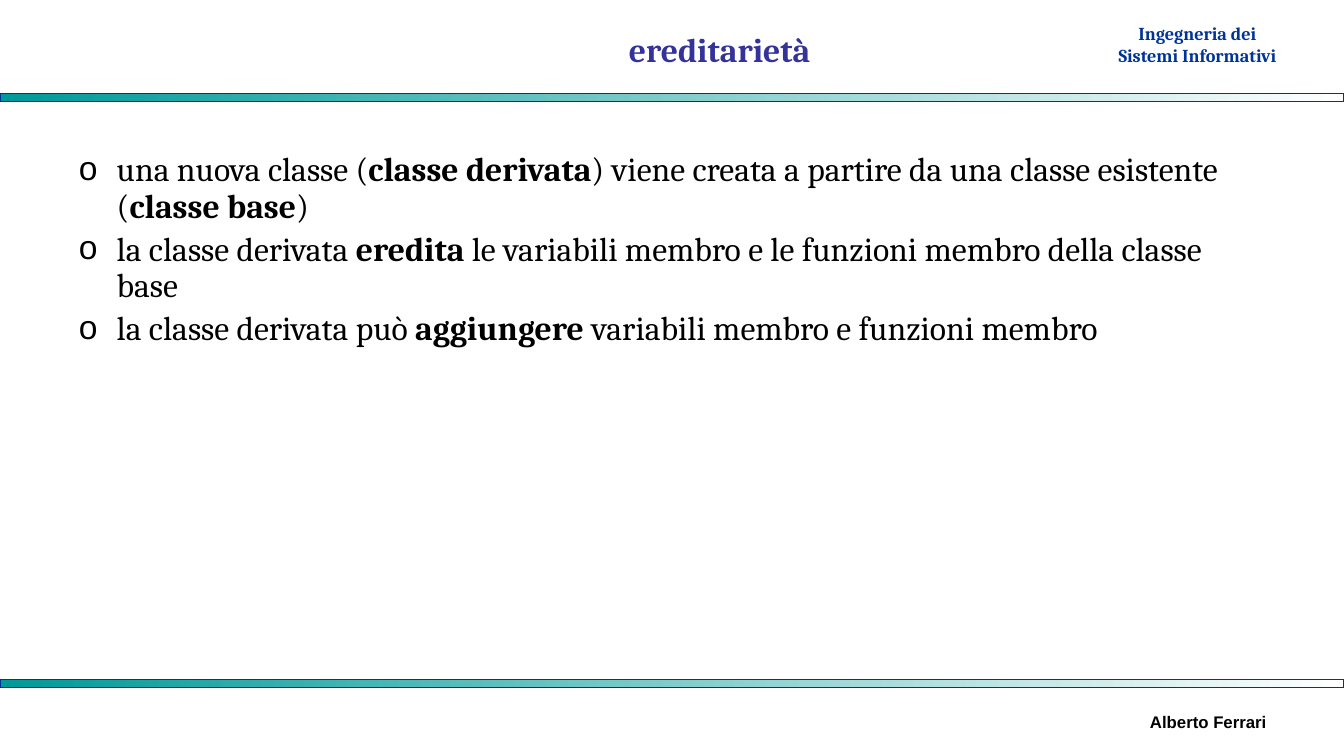
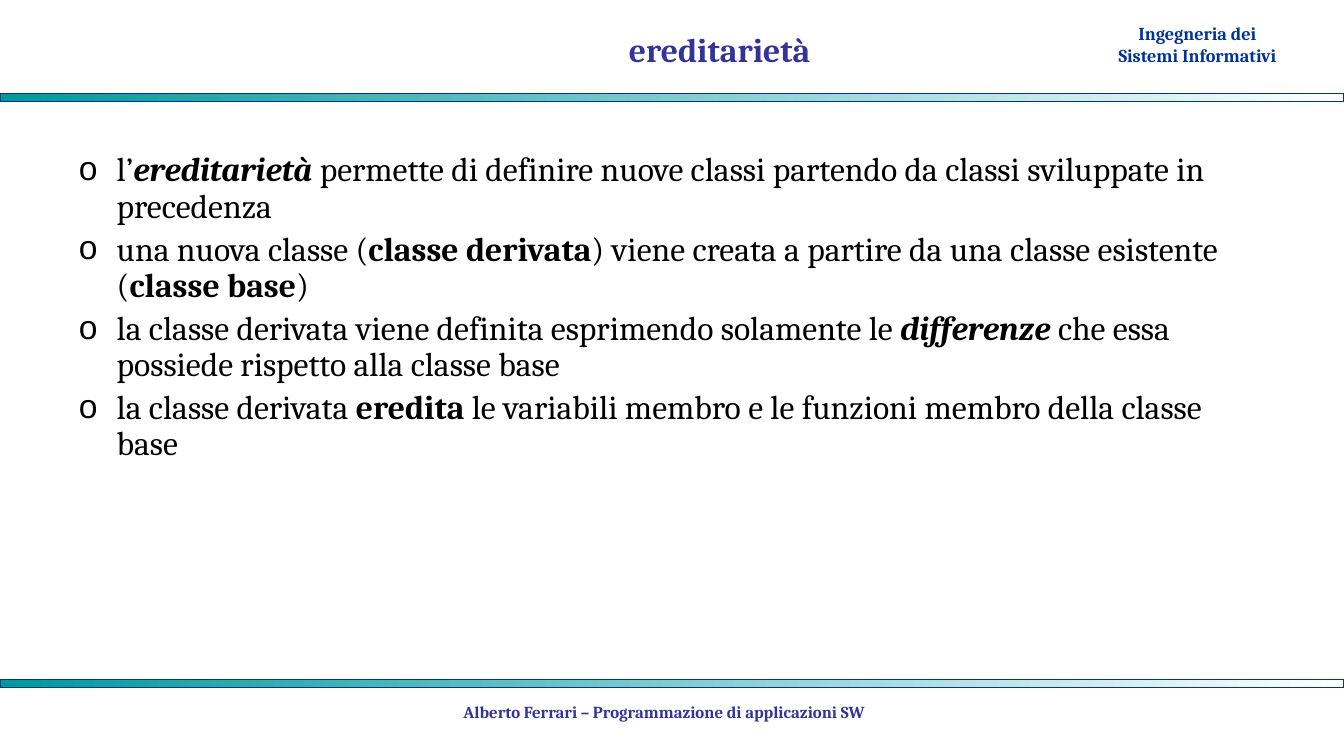
Before and after one commit to albertoferrari/pasw, a slide deck: slide 2 of lezioni/PASW05 - ereditarietà.pptx. Drawn at 1344x756 pixels with LibreOffice and Linux fonts; fonts in the diff are those of the drawing; background and template pictures are left out. Boxes give left, top, right and bottom in pixels: in the first picture for what was removed or moved away, otherwise in the second. Text is boxed around its words. In the diff, an @@ line names an element or a change of style, - is before the commit and + after.

```diff
--- a/lezioni/PASW05 - ereditarietà.pptx
+++ b/lezioni/PASW05 - ereditarietà.pptx
@@ text at [117, 156, 1204, 225]: paragraph added @@
+o l’ereditarietà permette di definire nuove classi partendo da classi sviluppate in precedenza
@@ text at [117, 316, 1170, 383]: paragraph added @@
+o la classe derivata viene definita esprimendo solamente le differenze che essa possiede rispetto alla classe base
@@ text at [117, 316, 1098, 348]: paragraph removed @@
-o la classe derivata può aggiungere variabili membro e funzioni membro
@@ text added at [463, 706, 865, 722], 12 pt, text #333399, bold @@
+Alberto Ferrari – Programmazione di applicazioni SW
@@ text removed at [1150, 716, 1266, 728] @@
-Alberto Ferrari
```
Also in this commit, not shown: 15 other slides changed, 16 slides added, 5 slides removed, 1 other file.
